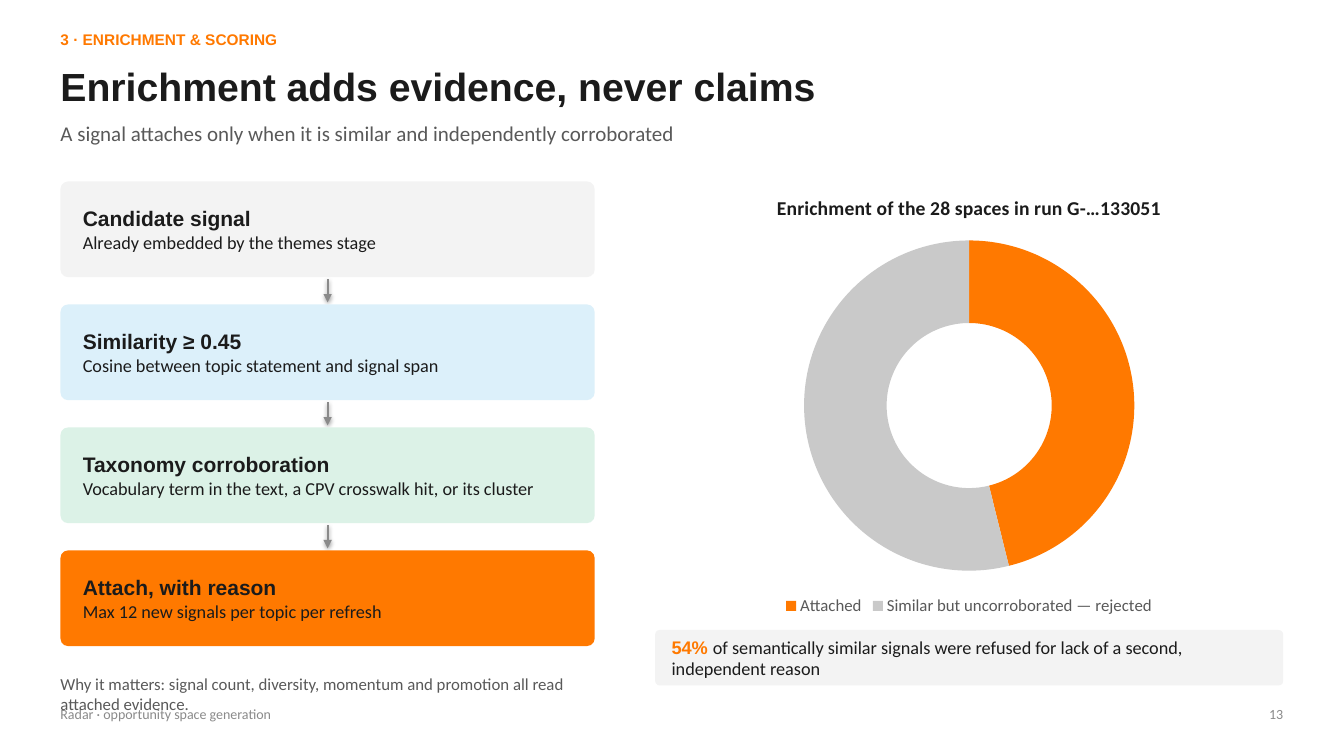
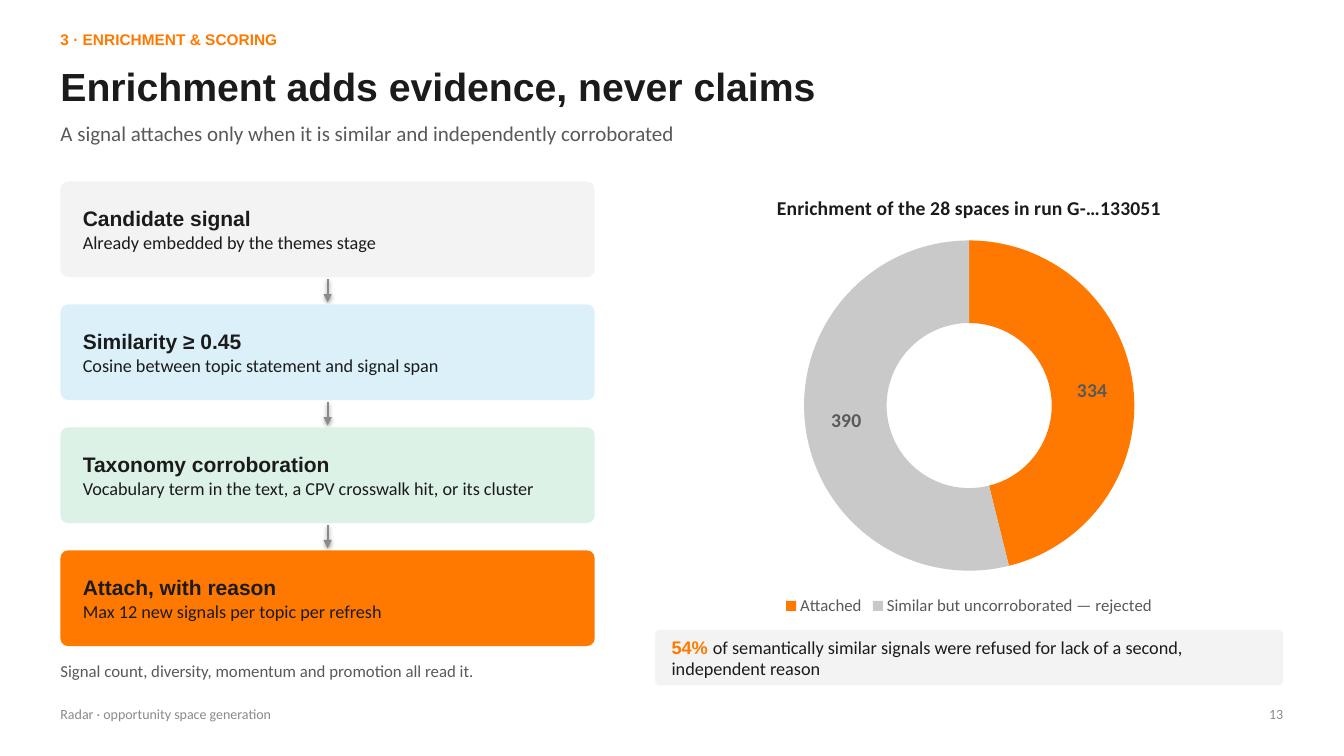
Before and after one commit to stepvda/orange_merge, a slide deck: slide 13 of docs/generation.pptx. Drawn at 1344x756 pixels with LibreOffice and Linux fonts; fonts in the diff are those of the drawing. Boxes give left, top, right and bottom in pixels: in the first picture for what was removed or moved away, otherwise in the second. Text is boxed around its words. In the diff, an @@ line names an element or a change of style, - is before the commit and + after.

```diff
--- a/docs/generation.pptx
+++ b/docs/generation.pptx
@@ doughnut chart at (x1=655, y1=176, x2=1284, y2=620) @@
@@ Series 1, Attached: 46 to 334 @@
@@ Series 1, Similar but uncorroborated — rejected: 54 to 390 @@
@@ data labels of Series 1 added @@
@@ text at (x1=60, y1=665, x2=474, y2=680): text changed @@
-Why it matters: signal count, diversity, momentum and promotion all read attached evidence.
+Signal count, diversity, momentum and promotion all read it.
```
Also in this commit, not shown: 9 other slides changed, 2 other files.
